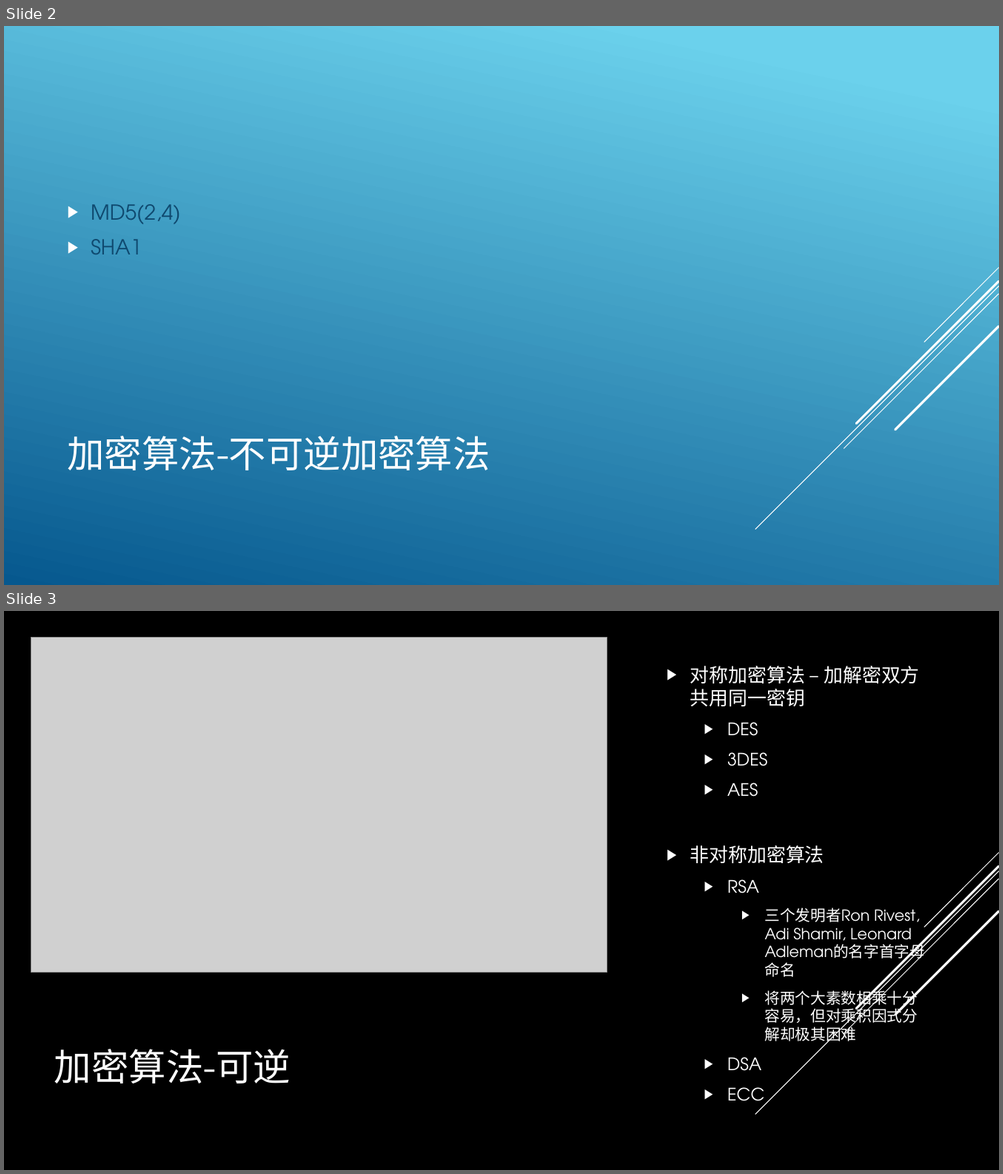
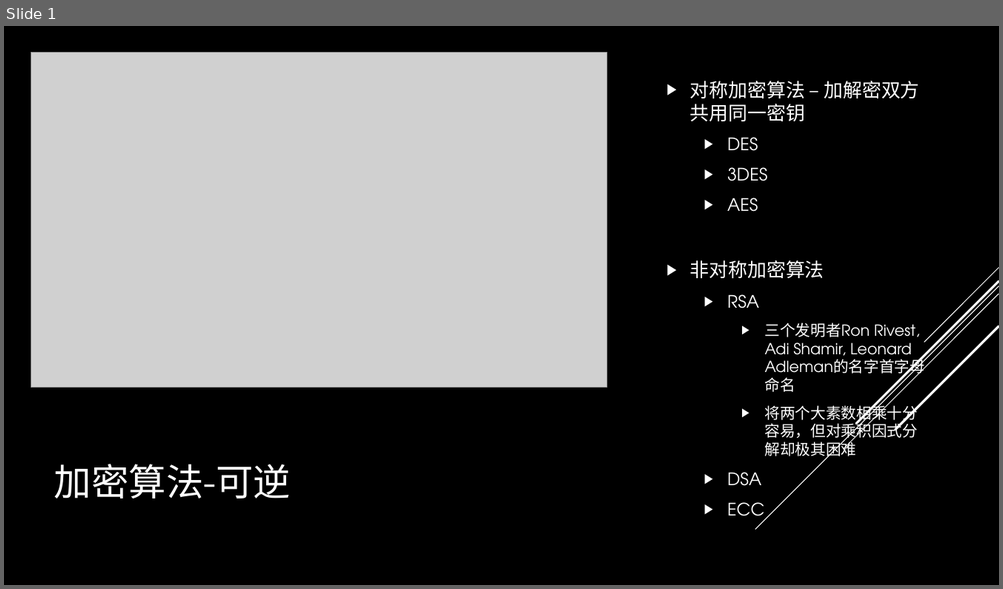
Before and after one commit to lmq1117/l56xx, a slide deck: document/limq.pptx. Shown one above the other, each under a label of ours: slides 2 and 3 before the commit, slide 1 after it. The pictures are 1003x1174 and 1003x589 pixels, drawn with LibreOffice and Linux fonts; fonts in the diff are those of the drawing; grey boxes stand for pictures. Boxes give left, top, right and bottom in pixels: in the first picture for what was removed or moved away, otherwise in the second. Text is boxed around its words. In the diff, an @@ line names an element or a change of style, - is before the commit and + after.

```diff
--- a/document/limq.pptx
+++ b/document/limq.pptx
@@ slide 2 removed at (x1=4, y1=26, x2=999, y2=585), background gradient #6ED2EB to #06588E; not listed: 5 template elements that a slide beside it also shows @@
@@ text removed at (x1=91, y1=204, x2=181, y2=255) @@
-▶ MD5(2,4)
-▶ SHA1
@@ title removed at (x1=68, y1=436, x2=490, y2=471) @@
-加密算法-不可逆加密算法
@@ what was slide 3 is now slide 1 @@
```
Also in this commit, not shown: 3 slides changed, 6 slides added, 4 other slides removed.
